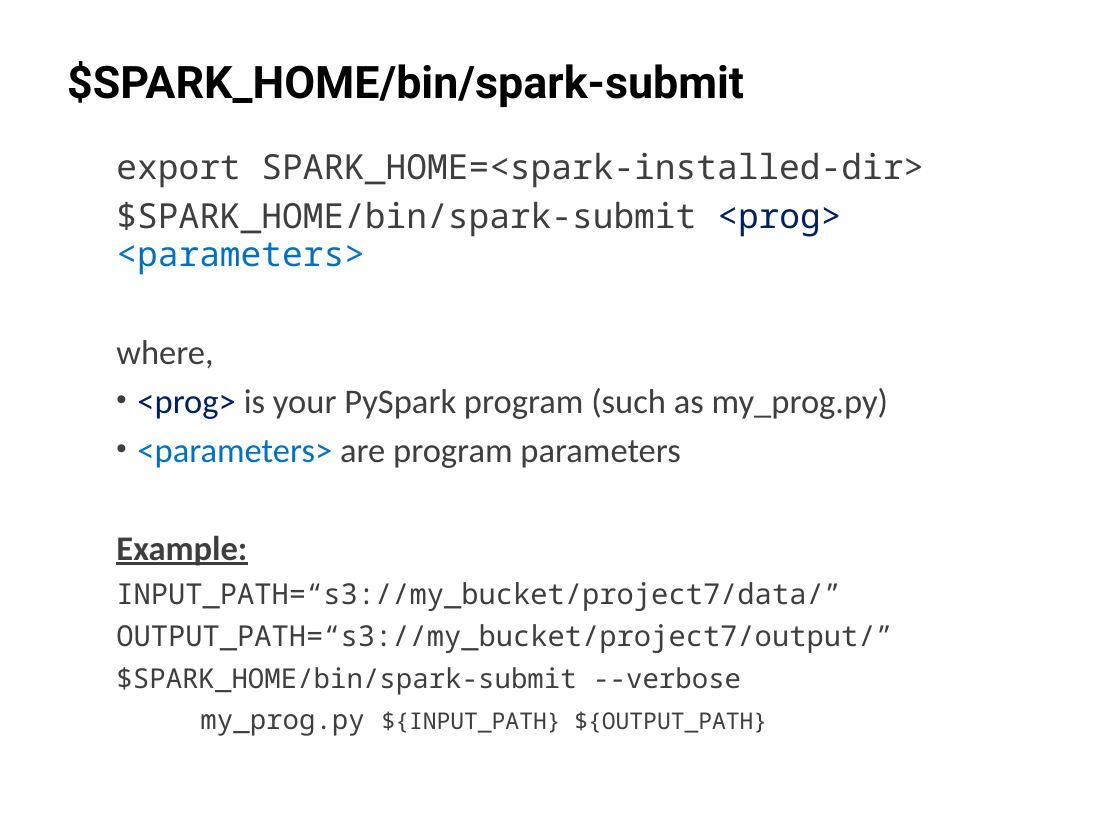
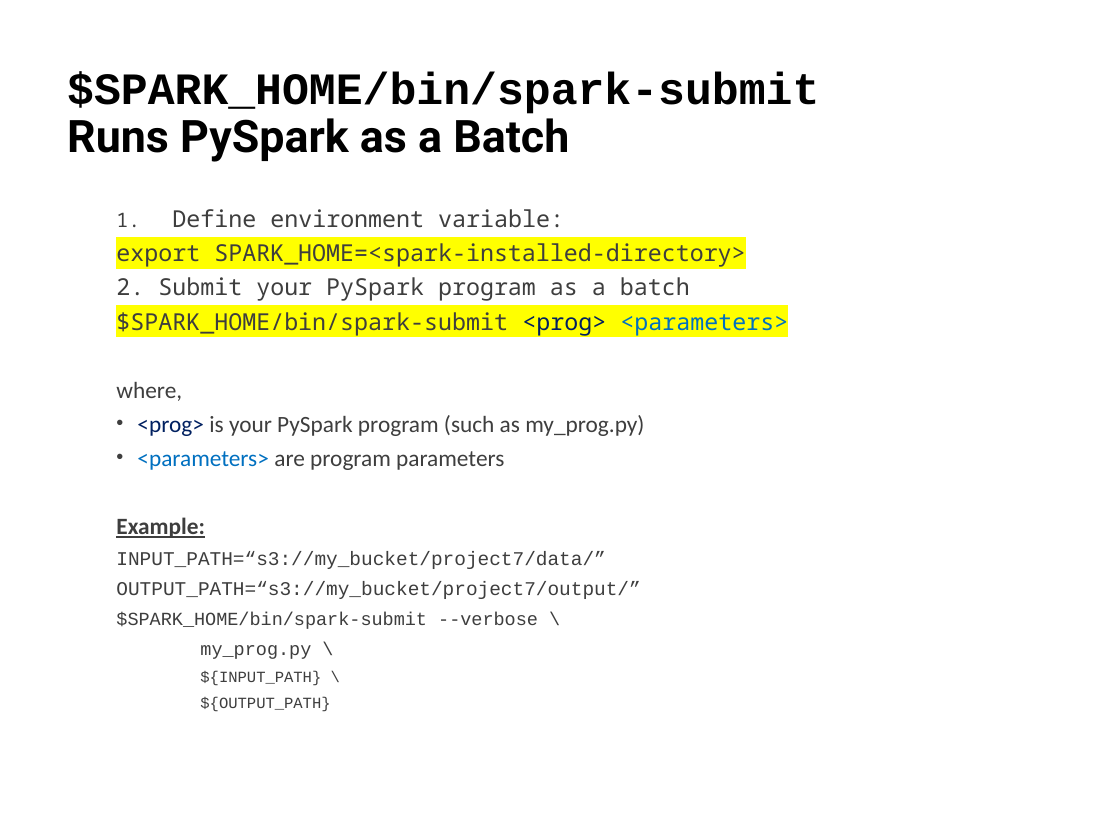
Before and after one commit to mahmoudparsian/big-data-mapreduce-course, a slide deck: slide 15 of slides/pyspark/introduction/4.2_introduction_to_pyspark.pptx (slide 11 before the commit). Drawn at 1120x840 pixels with LibreOffice and Linux fonts; fonts in the diff are those of the drawing; background and template pictures are left out. Boxes give left, top, right and bottom in pixels: in the first picture for what was removed or moved away, otherwise in the second. Text is boxed around its words. In the diff, an @@ line names an element or a change of style, - is before the commit and + after.

```diff
--- a/slides/pyspark/introduction/4.2_introduction_to_pyspark.pptx
+++ b/slides/pyspark/introduction/4.2_introduction_to_pyspark.pptx
@@ title at (67,72,819,162): text changed; font Roboto to Courier New @@
-$SPARK_HOME/bin/spark-submit
+$SPARK_HOME/bin/spark-submit
+Runs PySpark as a Batch
@@ text "Define environment variable:": place and size @@
-text "Define environment variable:" at (116,152,924,736)
+text "Define environment variable:" at (116,209,788,712)
@@ text at (116,209,745,301): text changed; size 22.2 to 15 pt @@
-export SPARK_HOME=<spark-installed-dir>
+1. Define environment variable:
+export SPARK_HOME=<spark-installed-directory>
+2. Submit your PySpark program as a batch
@@ text at (116,312,788,599): size 22.2 to 15 pt in "$SPARK_HOME/bin/spark-submit <prog> <parameters>", "where,", "<prog> is your PySpark program (such as ...", "<parameters> are program parameters" and 1 more places; highlight none to #FFFF00 in "$SPARK_HOME/bin/spark-submit <prog> <parameters>"; size 18.5 to 12.5 pt, font Noto Sans Mono to Courier New in "INPUT_PATH=“s3://my_bucket/project7/data/”", "OUTPUT_PATH=“s3://my_bucket/project7/output/”"; line spacing 0.9 to 0.8 @@
@@ text at (116,612,538,712): text changed; size 17.6 to 11.9 pt; font Noto Sans Mono to Courier New @@
-$SPARK_HOME/bin/spark-submit --verbose
-my_prog.py ${INPUT_PATH} ${OUTPUT_PATH}
+$SPARK_HOME/bin/spark-submit --verbose \
+my_prog.py \
+${INPUT_PATH} \
+${OUTPUT_PATH}
```
Also in this commit, not shown: 17 other slides changed, 9 slides added, 2 slides removed, 35 other files.
